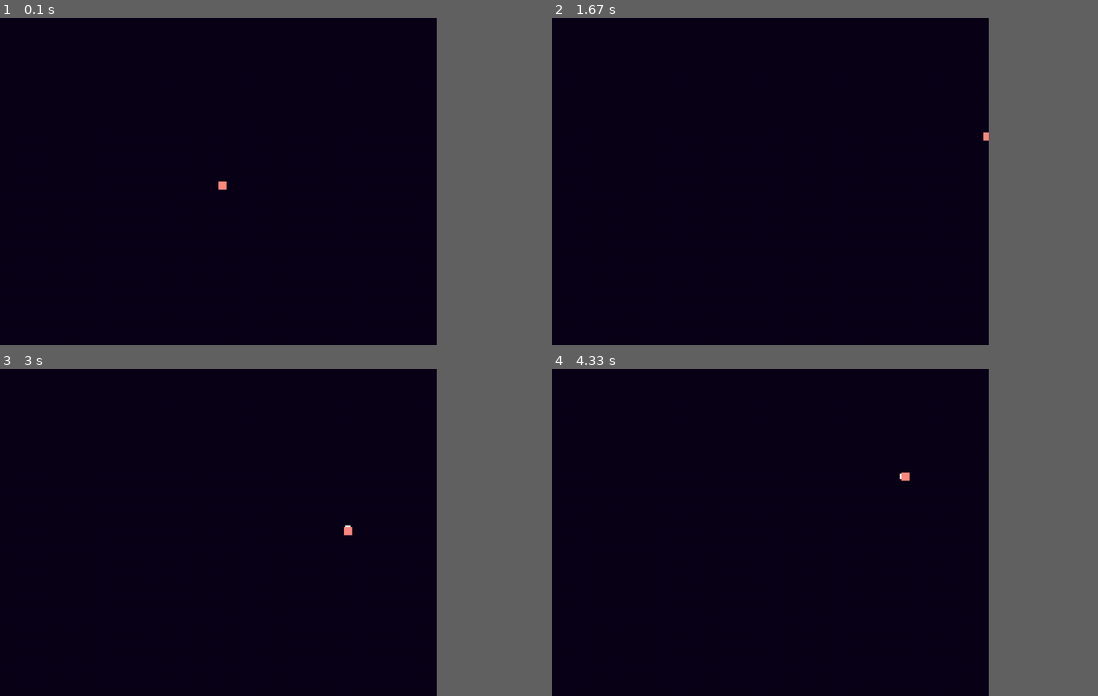
Above: before the commit, frames 1-4 (two rows, left to right).
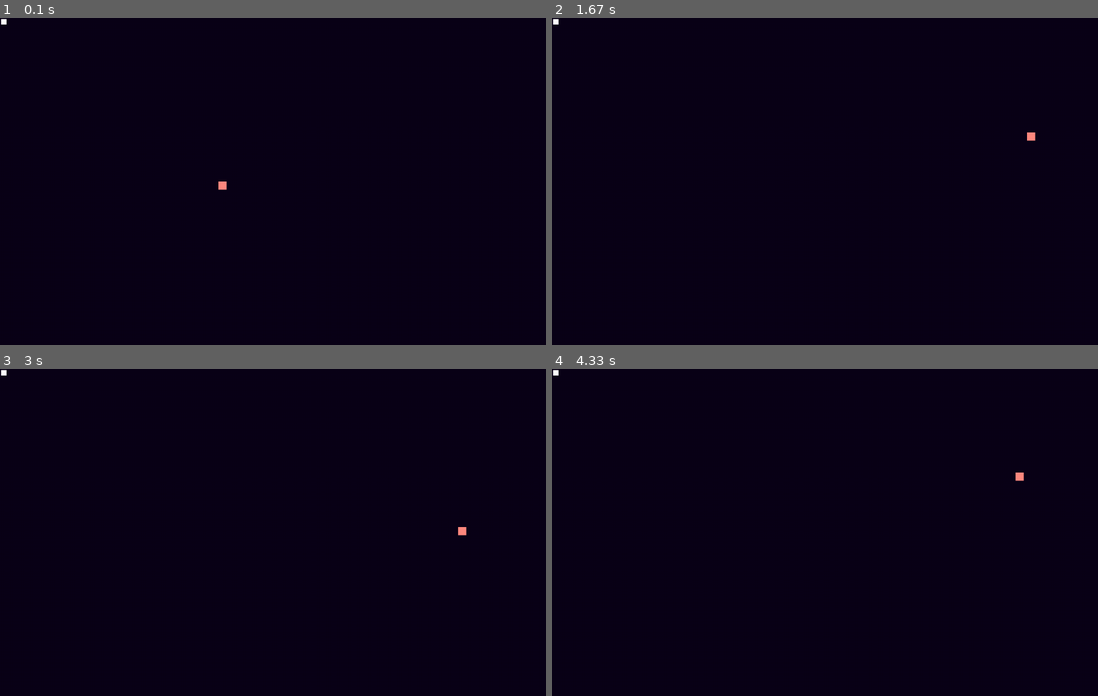
Above: after the commit, the same moments.

Repository: KhaledA2021/Pygame-Project
Game: pygame game, started from main.py
Same seed, same stepped clock (60 frames per second), same inputs: the game is played once before the commit and once after it.
Inputs:
- Up to frame 1 (0.1 s): no input
- Up to frame 2 (1.67 s): hold Space 0.33-0.8 s; hold Right 0.33-0.8 s; hold Right 0.83-1.3 s; hold Up 1.33-1.63 s
- Up to frame 3 (3 s): hold Right 1.67-2.13 s; hold Left 2.17-2.7 s; hold Down from 2.73 s (still down)
- Up to frame 4 (4.33 s): release Down at 3.03 s; hold Left 3.07-3.47 s; hold Up 3.5-3.87 s; hold Right from 3.9 s (still down)
In our replay, the window is 720x540 before the commit and 900x540 after it. These sizes can differ from the game's own. Grey fills any space a smaller window leaves; there, only what the larger window draws over its background counts as a difference.

The runs differ from the first frame. In frame 1, less than 0.1% of the frame differs, in the area x 0-2%, y 0-3%; in frame 2, less than 0.1%; in frame 3, 0.1%, in the area x 0-86%, y 0-51%; in frame 4, 0.1%.

Commit message:
Fixed dashing

Diff:
--- a/main.py
+++ b/main.py
@@ -2,7 +2,7 @@
 import time
 
 pygame.mixer.init()
-WIN = pygame.display.set_mode((800, 600))
+WIN = pygame.display.set_mode((1000, 600))
 BACKGROUNDCOLOR = [10,0,24]
 WIN.fill(BACKGROUNDCOLOR)
 pygame.display.set_caption("Free Candy")
@@ -64,12 +64,12 @@
     current_pos = (current_pos[0] + x, current_pos[1] + y)
     if current_pos[0] < -10:
         current_pos = (-10, current_pos[1])
-    if current_pos[0] > 790:
-        current_pos = (790, current_pos[1])
+    if current_pos[0] > 999:
+        current_pos = (999, current_pos[1])
     if current_pos[1] < -10:
         current_pos = (current_pos[0], -10)
-    if current_pos[1] > 590:
-        current_pos = (current_pos[0], 590)
+    if current_pos[1] > 599:
+        current_pos = (current_pos[0], 599)
     return current_pos
 
 def redraw_screen(BACKGROUNDCOLOR, Playersprite, Rotation, current_pos, Playerhealth, health_rotate, health_pos):
@@ -89,6 +89,7 @@
     current_pos = (400, 300)
     Rotation = 0
     WIN.blit(Playersprite, current_pos)
+    WIN.blit(Playerhealth, current_pos)
 
 
 
@@ -96,28 +97,40 @@
     frames = pygame.time.Clock()
 
     wait_time = 0
+    stop_dash = False
+
     while running:
         frames.tick(FPS)
-        print(frames, timer)
+        #print(frames, timer)
+        print(wait_time)
 
         x_change = 0
         y_change = 0
 
-        health_pos = (current_pos[0]+2.5, current_pos[1]+2.5)
+        health_pos = (2.5 + x_change / 0.1, 2.5 + y_change / 0.1)
         health_rotate = Rotation
 
         KEYS = pygame.key.get_pressed()
         x_change , y_change, Rotation = track_player_buttons(KEYS, Rotation)
+        if stop_dash:
+            if wait_time > 20:
+                x_change *= 3
+                y_change *= 3
+
         if KEYS[pygame.K_SPACE]:
             if wait_time < 1:
-                current_pos = (current_pos[0]+(x_change*3), current_pos[1]+(y_change*3))
-                wait_time = 30
+                #current_pos = (current_pos[0]+(x_change*6), current_pos[1]+(y_change*6))
+                wait_time = 40
+                stop_dash = True
 
 
         current_pos = move_player(x_change, y_change, current_pos)
 
-        if wait_time > 0:
-            wait_time =- 1
+        if stop_dash:
+            if wait_time < 1:
+                stop_dash = False
+            else:
+                wait_time -= 1
 
 
         redraw_screen(BACKGROUNDCOLOR, Playersprite, Rotation, current_pos, Playerhealth, health_rotate, health_pos)
